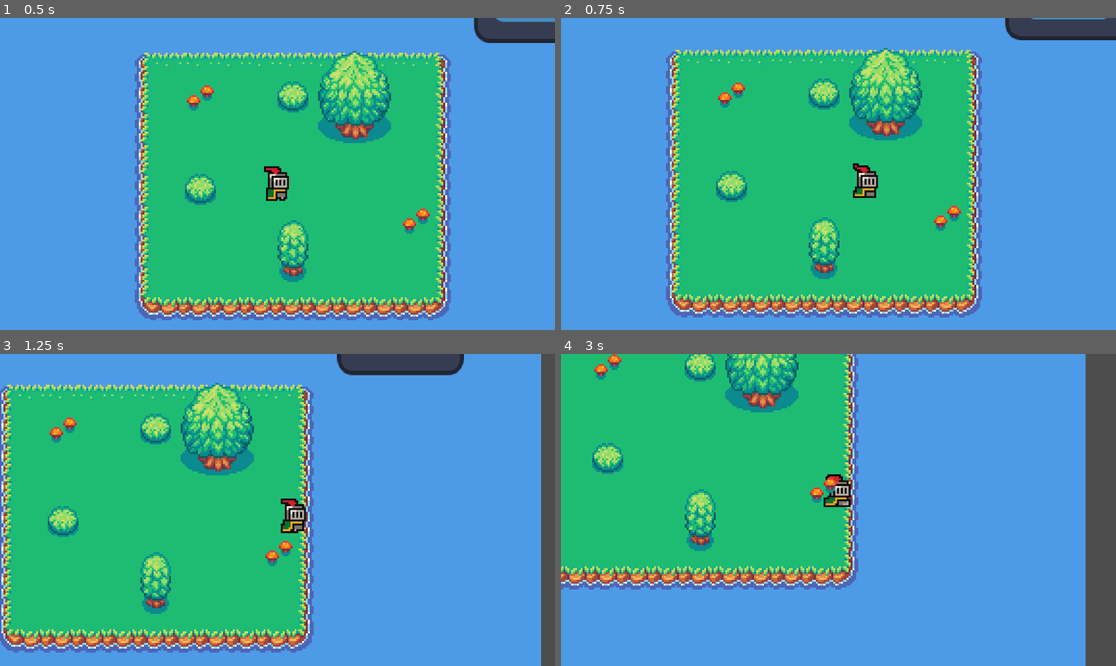
Above: before the commit, frames 1-4 (two rows, left to right).
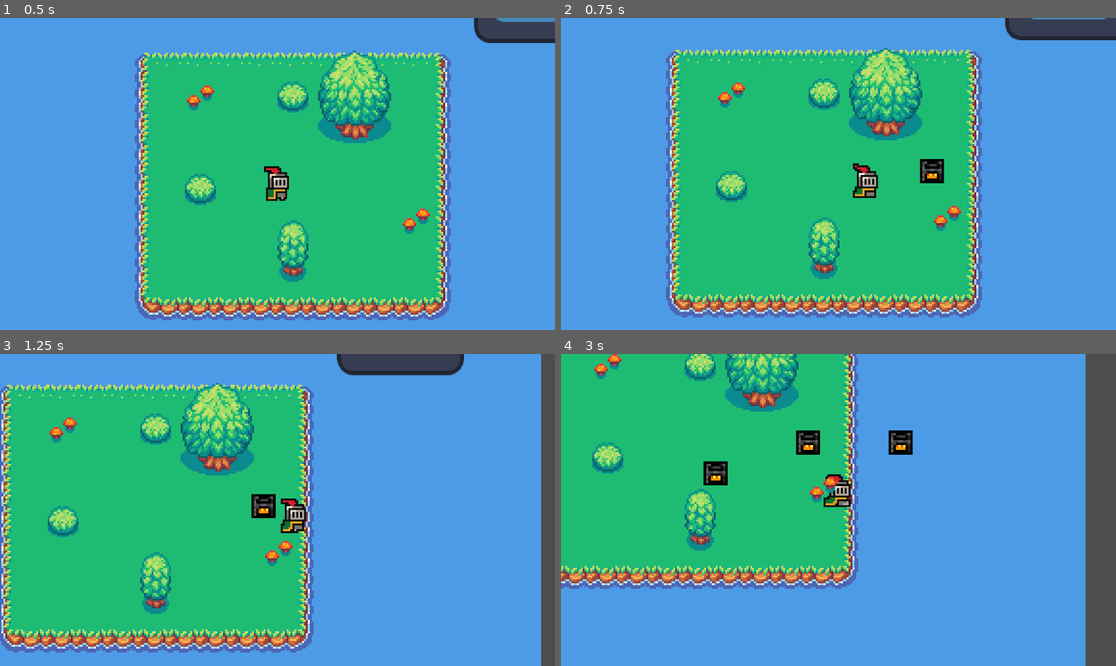
Above: after the commit, the same moments.

Repository: AlexAb123/May-Term
Game: Godot game, scene res://Scenes/Main.tscn
Two runs of this game, one before a commit and one after it. Both use one fixed random seed, a clock stepped at 60 frames per second and the inputs below. The engine's default icon, where the game draws it, is replaced by a stand-in: a white triangle on a blue panel in a dark square.
Inputs (mouse positions are in pixels of both pictures, inside the frame that each line leads up to):
- Up to frame 1 (0.5 s): no input
- Up to frame 2 (0.75 s): move the mouse to (960, 158) at 0.52 s; hold D (move_right) from 0.53 s (still down); tap C (c) at 0.6 s; click (960, 158) at 0.67 s
- Up to frame 3 (1.25 s): keep holding D (move_right); tap G (g) at 0.8 s
- Up to frame 4 (3 s): move the mouse to (727, 525) at 1.27 s; release D (move_right) at 1.28 s; hold S (move_down) 1.28-2.03 s; tap G (g) at 1.35 s; click (727, 525) at 1.42 s; tap X (x) at 1.55, 2.1 s; move the mouse to (894, 441) at 2.02 s; hold D (move_right) 2.03-2.78 s; click (894, 441) at 2.17 s; tap Z (z) at 2.3, 2.85 s; move the mouse to (810, 572) at 2.77 s; hold W (move_up) from 2.78 s (still down); click (810, 572) at 2.92 s

Frame 1 is identical in both runs. In frame 2, 0.4% of the frame differs, in the area x 64-70%, y 45-54%; in frame 3, 0.4%; in frame 4, 3.1%, in the area x 0-64%, y 0-76%.

Commit message:
Placing Selected Items

Diff:
--- a/Resources/Items/ITEM_Furnace.tres
+++ b/Resources/Items/ITEM_Furnace.tres
@@ -1,10 +1,12 @@
-[gd_resource type="Resource" script_class="PlaceableItem" load_steps=3 format=3 uid="uid://ctegtfrflqve6"]
+[gd_resource type="Resource" script_class="PlaceableItem" load_steps=4 format=3 uid="uid://ctegtfrflqve6"]
 
 [ext_resource type="PackedScene" uid="uid://dloo3aiadge4" path="res://Scenes/Building Scenes/Furnace.tscn" id="1_1jaia"]
 [ext_resource type="Script" path="res://Scripts/Resource Scripts/Item Scripts/Placeable_Item.gd" id="2_08mpj"]
+[ext_resource type="Texture2D" uid="uid://w7elyw5vk47k" path="res://assets/sprites/pixil-frame-0.png" id="3_lecsl"]
 
 [resource]
 script = ExtResource("2_08mpj")
 buildingScene = ExtResource("1_1jaia")
 name = "Furnace"
 stackSize = 10
+sprite = ExtResource("3_lecsl")
--- a/Scenes/Building Scenes/Furnace.tscn
+++ b/Scenes/Building Scenes/Furnace.tscn
@@ -1,17 +1,26 @@
-[gd_scene load_steps=5 format=3 uid="uid://dloo3aiadge4"]
+[gd_scene load_steps=6 format=3 uid="uid://dloo3aiadge4"]
 
 [ext_resource type="Script" path="res://Scripts/Building Scripts/RecipeBuilding.gd" id="1_aian7"]
 [ext_resource type="Resource" uid="uid://b2nptf5b3kgjr" path="res://Resources/Recipes/RECIPE_Iron_Ore_Smelting.tres" id="2_b4tmu"]
 [ext_resource type="Texture2D" uid="uid://cepjwdjfdcyyp" path="res://assets/sprites/furnace.png" id="3_s82rm"]
 
+[sub_resource type="RectangleShape2D" id="RectangleShape2D_pbue4"]
+size = Vector2(16, 8)
+
 [sub_resource type="RectangleShape2D" id="RectangleShape2D_61a30"]
 size = Vector2(16, 16)
 
-[node name="Furnace" type="Node2D"]
+[node name="Furnace" type="StaticBody2D"]
+y_sort_enabled = true
 script = ExtResource("1_aian7")
 recipes = Array[Resource("res://Scripts/Resource Scripts/Recipe Scripts/Recipe.gd")]([ExtResource("2_b4tmu")])
-buildTime = 3
+build_time = 1.0
+deconstruct_time = 0.2
 size = Vector2(2, 2)
+
+[node name="CollisionShape2D" type="CollisionShape2D" parent="."]
+position = Vector2(0, 4)
+shape = SubResource("RectangleShape2D_pbue4")
 
 [node name="Sprite2D" type="Sprite2D" parent="."]
 scale = Vector2(0.01, 0.01)
@@ -21,3 +30,7 @@
 
 [node name="CollisionShape2D" type="CollisionShape2D" parent="Area2D"]
 shape = SubResource("RectangleShape2D_61a30")
+
+[connection signal="input_event" from="Area2D" to="." method="_on_area_2d_input_event"]
+[connection signal="mouse_entered" from="Area2D" to="." method="_on_area_2d_mouse_entered"]
+[connection signal="mouse_exited" from="Area2D" to="." method="_on_area_2d_mouse_exited"]
--- a/Scenes/Main.gd
+++ b/Scenes/Main.gd
@@ -8,9 +8,4 @@
 
 # Called every frame. 'delta' is the elapsed time since the previous frame.
 func _process(delta):
-	if Input.is_action_just_pressed("g"):
-		#print("instance")
-		#var new = furnace_item.buildingScene.instantiate()
-		#new.position
-		#add_child(new)
-		print(Database.item_database["Coal"])
+	pass
--- a/Scenes/Player.tscn
+++ b/Scenes/Player.tscn
@@ -1,6 +1,7 @@
-[gd_scene load_steps=25 format=3 uid="uid://cqbjmjoub20yy"]
+[gd_scene load_steps=26 format=3 uid="uid://cqbjmjoub20yy"]
 
 [ext_resource type="Script" path="res://Scripts/Player Scripts/Player.gd" id="1_fb2bp"]
+[ext_resource type="Resource" uid="uid://ctegtfrflqve6" path="res://Resources/Items/ITEM_Furnace.tres" id="2_3k7x3"]
 [ext_resource type="Texture2D" uid="uid://c2ikd5at4f3jv" path="res://assets/sprites/knight.png" id="2_ljflb"]
 
 [sub_resource type="CapsuleShape2D" id="CapsuleShape2D_7n2qk"]
@@ -162,8 +163,10 @@
 
 [node name="Player" type="CharacterBody2D"]
 script = ExtResource("1_fb2bp")
+selected_item = ExtResource("2_3k7x3")
 
 [node name="CollisionShape2D" type="CollisionShape2D" parent="."]
+y_sort_enabled = true
 position = Vector2(1.19209e-07, 9)
 rotation = 1.58242
 shape = SubResource("CapsuleShape2D_7n2qk")
@@ -172,3 +175,5 @@
 sprite_frames = SubResource("SpriteFrames_ra3uj")
 animation = &"idle"
 autoplay = "idle"
+
+[node name="SelectedItemSprite" type="Sprite2D" parent="."]
--- a/Scripts/Building Scripts/Building.gd
+++ b/Scripts/Building Scripts/Building.gd
@@ -2,5 +2,65 @@
 
 class_name Building
 
-@export var buildTime : int
+@export var build_time : float
+@export var deconstruct_time : float
 @export var size : Vector2
+
+
+var deconstruct_timer = 0
+func _physics_process(delta):
+	if right_click_down:
+		deconstruct_timer += delta
+	else:
+		deconstruct_timer = 0
+
+	if deconstruct_timer >= deconstruct_time:
+		deconstruct_timer = 0
+		deconstruct()
+
+var mouse_hover = false
+
+func _on_area_2d_mouse_entered():
+	mouse_hover = true
+
+func _on_area_2d_mouse_exited():
+	mouse_hover = false
+	left_click_down = false
+	right_click_down = false
+
+func _on_area_2d_input_event(viewport, event, shape_idx):
+
+	if event is InputEventMouseButton:
+		if event.pressed:
+			if event.button_index == 1:
+				_on_left_click_pressed()
+			if event.button_index == 2:
+				_on_right_click_pressed()
+		else:
+			if event.button_index == 1:
+				_on_left_click_released()
+			if event.button_index == 2:
+				_on_right_click_released()
+
+var left_click_down = false
+var right_click_down = false
+
+func _on_left_click_pressed():
+	left_click_down = true
+
+
+func _on_left_click_released():
+	left_click_down = false
+
+
+func _on_right_click_pressed():
+	right_click_down = true
+
+
+func _on_right_click_released():
+	right_click_down = false
+
+
+func deconstruct():
+	print("Add item to player inventory")
+	queue_free()
--- a/Scripts/Building Scripts/RecipeBuilding.gd
+++ b/Scripts/Building Scripts/RecipeBuilding.gd
@@ -16,26 +16,27 @@
 
 var timer = 0
 var timeElapsed = 0
-func process(delta):
+func _physics_process(delta):
+	super(delta)
 
-	timer += delta
-	if timer > 1:
-		#DEBUGGING
-		print("Input Items:", inputInventoryItems)
-		print("Input Amounts:", inputInventoryAmounts)
-		print()
-		print("Output Items:", outputInventoryItems)
-		print("Output Amounts:", outputInventoryAmounts)
-		print()
-		print("Selected Recipe:", selectedRecipe)
-		print("In Progress:", inProgress)
-		print()
-		print("Have enough:", haveEnoughResources())
-		print()
-		print("------------------------------------------")
-		#DEBUGGING
-		timer = 0
-
+	#timer += delta
+	#if timer > 1:
+		##DEBUGGING
+		#print("Input Items:", inputInventoryItems)
+		#print("Input Amounts:", inputInventoryAmounts)
+		#print()
+		#print("Output Items:", outputInventoryItems)
+		#print("Output Amounts:", outputInventoryAmounts)
+		#print()
+		#print("Selected Recipe:", selectedRecipe)
+		#print("In Progress:", inProgress)
+		#print()
+		#print("Have enough:", haveEnoughResources())
+		#print()
+		#print("------------------------------------------")
+		##DEBUGGING
+		#timer = 0
+	#
 
 	if selectedRecipe == null:
 		return
--- a/Scripts/Player Scripts/Player.gd
+++ b/Scripts/Player Scripts/Player.gd
@@ -3,8 +3,9 @@
 @export_category("Movement")
 @export var moveSpeed = 150
 @onready var animated_sprite = $AnimatedSprite2D
+@onready var selected_item_sprite: Sprite2D = $SelectedItemSprite
 
-@export var furnace_item: PlaceableItem
+@export var selected_item: Item
 
 func _physics_process(delta):
 
@@ -36,18 +37,49 @@
 	move_and_slide()
 
 func _process(delta):
+	selected_item_sprite.global_position.x = snapped(get_global_mouse_position().x, 16)
+	selected_item_sprite.global_position.y = snapped(get_global_mouse_position().y, 16)
+	if Input.is_action_just_pressed("z"):
+		select_item(null)
+	if Input.is_action_just_pressed("x"):
+		select_item(Database.item_database["Furnace"])
 
-	#if Input.is_action_just_pressed("z"):
-		#furnace.addItems(load("res://Items/Iron_Ore.tres"), 1)
-		#
-	#if Input.is_action_just_pressed("x"):
-		#furnace.addItems(load("res://Items/Coal.tres"), 1)
-		#
-	#if Input.is_action_just_pressed("c"):
-		#if furnace.selectedRecipe:
-			#furnace.selectRecipe(-1)
-		#else:
-			#furnace.selectRecipe(0)
+func select_item(new_item: Item):
+	selected_item = new_item
+	if new_item:
+		selected_item_sprite.texture = selected_item.sprite
+	else:
+		selected_item_sprite.texture = null
 
+func _input(event):
+	if event is InputEventMouseButton:
+		if event.pressed:
+			if event.button_index == 1:
+				_on_left_click_pressed()
+			if event.button_index == 2:
+				_on_right_click_pressed()
+		else:
+			if event.button_index == 1:
+				_on_left_click_released()
+			if event.button_index == 2:
+				_on_right_click_released()
 
-	pass
+var left_click_down = false
+var right_click_down = false
+
+func _on_left_click_pressed():
+	left_click_down = true
+	if selected_item is PlaceableItem:
+		var building: Building = selected_item.buildingScene.instantiate()
+		building.global_position.x = snapped(get_global_mouse_position().x, 16)
+		building.global_position.y = snapped(get_global_mouse_position().y, 16)
+		get_owner().add_child(building)
+
+func _on_left_click_released():
+	left_click_down = false
+
+func _on_right_click_pressed():
+	right_click_down = true
+
+func _on_right_click_released():
+	right_click_down = false
--- a/Scripts/Singletons/Database.gd
+++ b/Scripts/Singletons/Database.gd
@@ -1,6 +1,6 @@
 extends Node
 
-var item_database:Dictionary
+var item_database: Dictionary
 var item_directory = "res://Resources/Items/"
 
 # Called when the node enters the scene tree for the first time.
--- a/project.godot
+++ b/project.godot
@@ -18,6 +18,10 @@
 [autoload]
 
 Database="*res://Scripts/Singletons/Database.gd"
+
+[display]
+
+window/vsync/vsync_mode=0
 
 [input]
 
@@ -61,6 +65,11 @@
 "events": [Object(InputEventKey,"resource_local_to_scene":false,"resource_name":"","device":-1,"window_id":0,"alt_pressed":false,"shift_pressed":false,"ctrl_pressed":false,"meta_pressed":false,"pressed":false,"keycode":0,"physical_keycode":71,"key_label":0,"unicode":103,"echo":false,"script":null)
 ]
 }
+e={
+"deadzone": 0.5,
+"events": [Object(InputEventKey,"resource_local_to_scene":false,"resource_name":"","device":-1,"window_id":0,"alt_pressed":false,"shift_pressed":false,"ctrl_pressed":false,"meta_pressed":false,"pressed":false,"keycode":0,"physical_keycode":69,"key_label":0,"unicode":101,"echo":false,"script":null)
+, null]
+}
 
 [rendering]
 
Binary file added: assets/sprites/pixil-frame-0.png
Not shown, added: assets/sprites/pixil-frame-0.png.import
